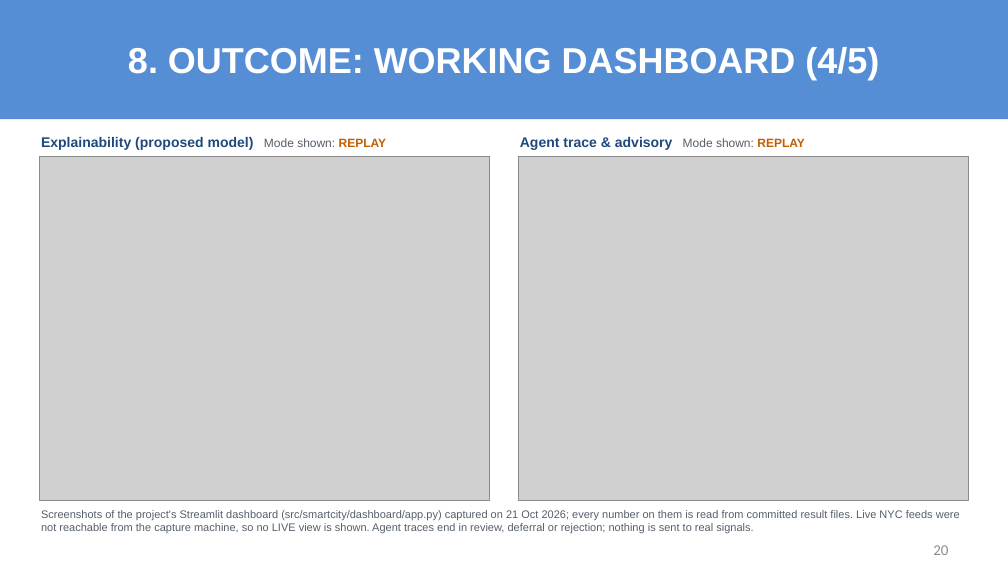
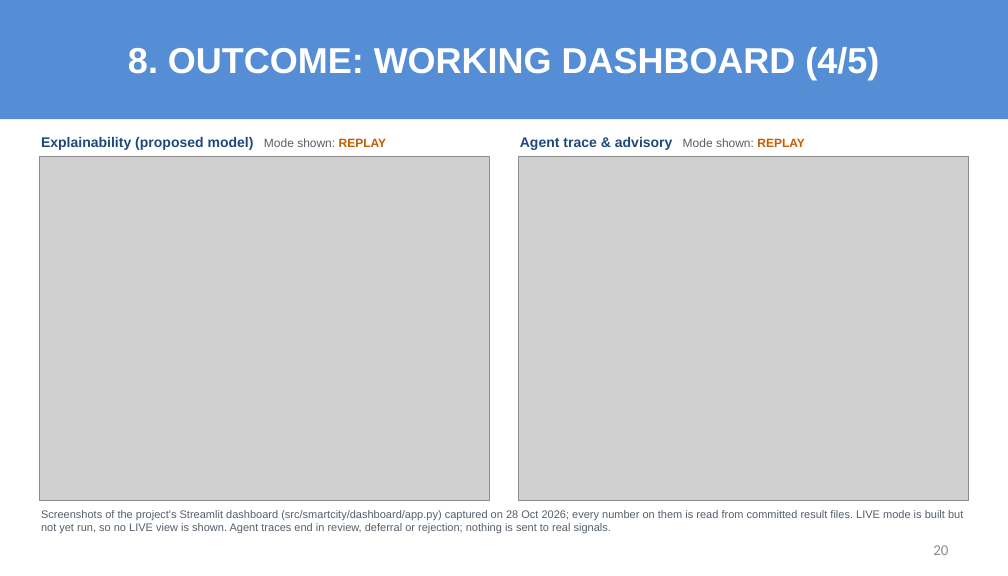
Before and after one commit to sricharansk/Major-Project, a slide deck: slide 20 of presentation/Final_Review_S_K_Sricharan_25MML1010.pptx. Drawn at 1008x576 pixels with LibreOffice and Linux fonts; fonts in the diff are those of the drawing; grey boxes stand for pictures. Boxes give left, top, right and bottom in pixels: in the first picture for what was removed or moved away, otherwise in the second. Text is boxed around its words. In the diff, an @@ line names an element or a change of style, - is before the commit and + after.

```diff
--- a/presentation/Final_Review_S_K_Sricharan_25MML1010.pptx
+++ b/presentation/Final_Review_S_K_Sricharan_25MML1010.pptx
@@ text at bbox=[41, 510, 963, 533]: text changed @@
-Screenshots of the project's Streamlit dashboard (src/smartcity/dashboard/app.py) captured on 21 Oct 2026; every number on them is read from committed result files. Live NYC feeds were not reachable from the capture machine, so no LIVE view is shown. Agent traces end in review, deferral or rejection; nothing is sent to real signals.
+Screenshots of the project's Streamlit dashboard (src/smartcity/dashboard/app.py) captured on 28 Oct 2026; every number on them is read from committed result files. LIVE mode is built but not yet run, so no LIVE view is shown. Agent traces end in review, deferral or rejection; nothing is sent to real signals.
```
Also in this commit, not shown: 11 other slides changed, 7 other files.
